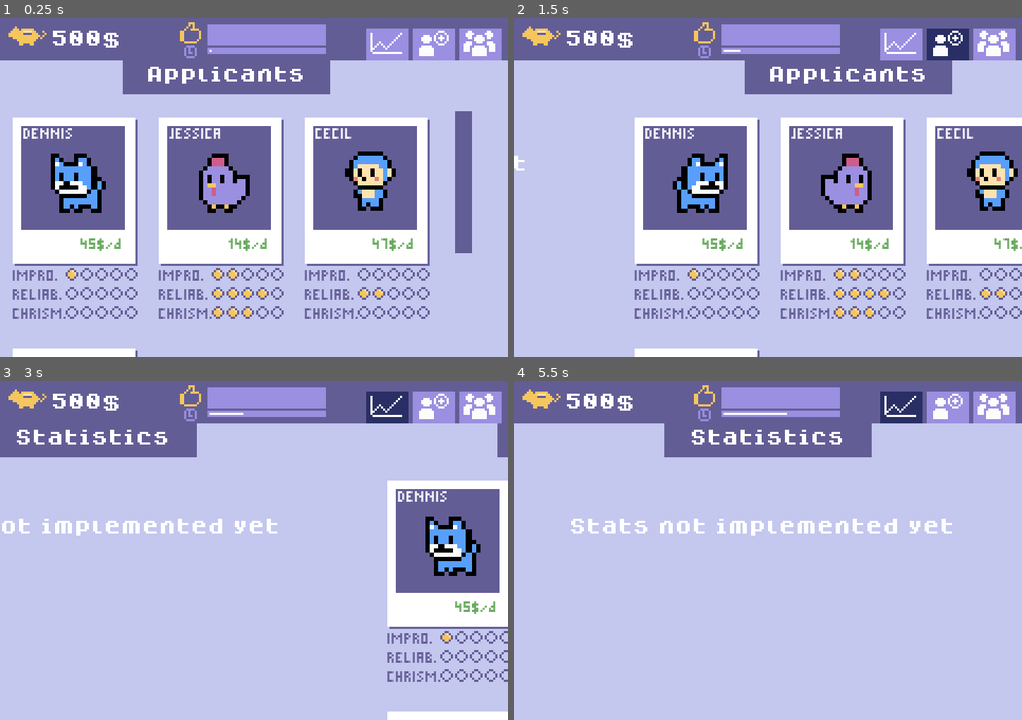
Above: before the commit, frames 1-4 (two rows, left to right).
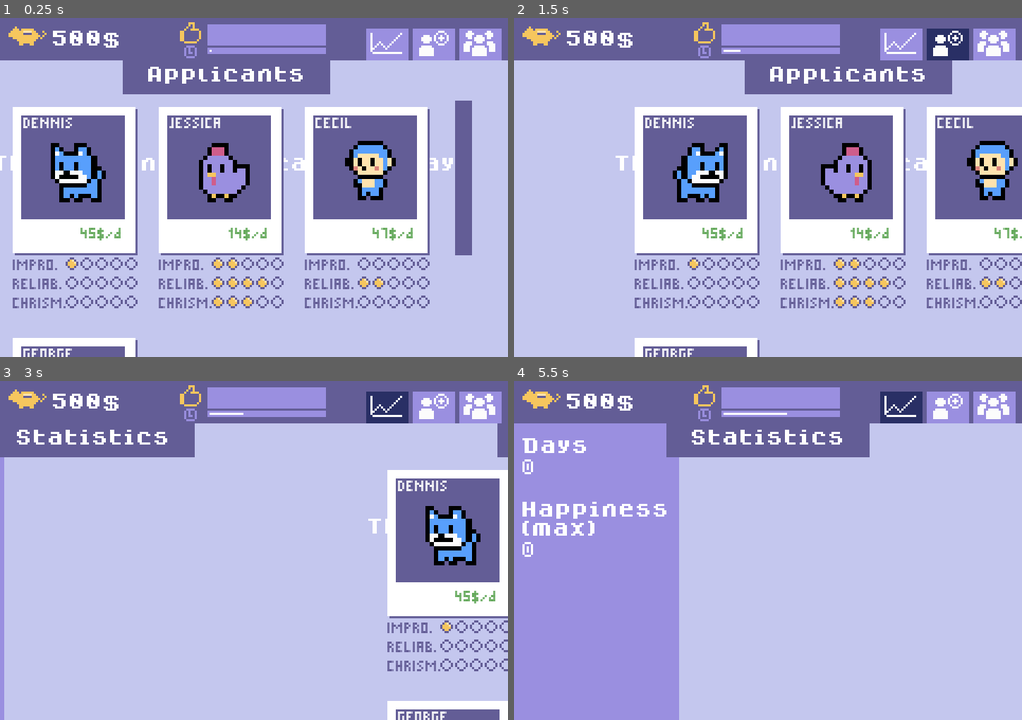
Above: after the commit, the same moments.

Repository: Milchreis/Mascot-Management
Game: Godot game, scene res://scenes/MainScene.tscn
Two runs of this game, one before a commit and one after it. Both use one fixed random seed, a clock stepped at 60 frames per second and the inputs below.
Inputs (mouse positions are in pixels of both pictures, inside the frame that each line leads up to):
- Up to frame 1 (0.25 s): no input
- Up to frame 2 (1.5 s): click (900, 45) at 0.5 s; click (945, 45) at 1.25 s
- Up to frame 3 (3 s): click (482, 408) at 2 s; click (386, 408) at 2.75 s
- Up to frame 4 (5.5 s): click (945, 408) at 3.5 s; click (996, 408) at 4.25 s; click (900, 408) at 5 s

The runs differ from the first frame. In frame 1, 19% of the frame differs, in the area x 0-93%, y 24-100%; in frame 2, 18%; in frame 3, 8.6%; in frame 4, 29%, in the area x 0-87%, y 12-100%.

Commit message:
Play fire-sound, bugfix for accept events,

Diff:
--- a/scenes/MainScene.tscn
+++ b/scenes/MainScene.tscn
@@ -18,6 +18,12 @@
 [ext_resource path="res://gfx/Scroll_theme.tres" type="Theme" id=16]
 [ext_resource path="res://sfx/click.wav" type="AudioStream" id=17]
 [ext_resource path="res://sfx/hire.wav" type="AudioStream" id=18]
+[ext_resource path="res://fonts/dogicapixel.ttf" type="DynamicFontData" id=19]
+[ext_resource path="res://sfx/fire.wav" type="AudioStream" id=20]
+
+[sub_resource type="DynamicFont" id=1]
+size = 8
+font_data = ExtResource( 19 )
 
 [node name="MainScene" type="Node2D"]
 script = ExtResource( 3 )
@@ -41,11 +47,63 @@
 margin_bottom = 160.0
 script = ExtResource( 15 )
 
+[node name="LeftSideBackground" type="ColorRect" parent="Areas/Stats"]
+margin_right = 78.0
+margin_bottom = 140.0
+color = Color( 0.603922, 0.560784, 0.878431, 1 )
+
+[node name="VBoxContainer" type="VBoxContainer" parent="Areas/Stats/LeftSideBackground"]
+margin_left = 3.0
+margin_top = 7.0
+margin_right = 76.0
+margin_bottom = 52.0
+
+[node name="DaysLabel" type="Label" parent="Areas/Stats/LeftSideBackground/VBoxContainer"]
+margin_right = 73.0
+margin_bottom = 6.0
+theme = ExtResource( 2 )
+text = "Days"
+autowrap = true
+
+[node name="DaysValue" type="Label" parent="Areas/Stats/LeftSideBackground/VBoxContainer"]
+margin_top = 10.0
+margin_right = 73.0
+margin_bottom = 16.0
+theme = ExtResource( 2 )
+custom_fonts/font = SubResource( 1 )
+text = "0"
+autowrap = true
+
+[node name="Spacer1" type="Label" parent="Areas/Stats/LeftSideBackground/VBoxContainer"]
+margin_top = 20.0
+margin_right = 73.0
+margin_bottom = 26.0
+theme = ExtResource( 2 )
+custom_fonts/font = SubResource( 1 )
+autowrap = true
+
+[node name="MaxSatisLabel" type="Label" parent="Areas/Stats/LeftSideBackground/VBoxContainer"]
+margin_top = 30.0
+margin_right = 73.0
+margin_bottom = 45.0
+theme = ExtResource( 2 )
+text = "Happiness (max)"
+autowrap = true
+
+[node name="MaxSatisValue" type="Label" parent="Areas/Stats/LeftSideBackground/VBoxContainer"]
+margin_top = 49.0
+margin_right = 73.0
+margin_bottom = 55.0
+theme = ExtResource( 2 )
+custom_fonts/font = SubResource( 1 )
+text = "0"
+autowrap = true
+
 [node name="Header" type="ColorRect" parent="Areas/Stats"]
 anchor_left = 0.5
 anchor_right = 0.5
-margin_left = -49.0
-margin_right = 49.0
+margin_left = -48.0
+margin_right = 48.0
 margin_bottom = 16.0
 color = Color( 0.388235, 0.364706, 0.588235, 1 )
 
@@ -62,34 +120,56 @@
 text = "Statistics"
 align = 1
 
-[node name="noStats" type="Label" parent="Areas/Stats"]
-anchor_left = 0.5
-anchor_top = 0.5
-anchor_right = 0.5
-anchor_bottom = 0.5
-margin_left = -94.5
-margin_top = -25.5
-margin_right = 87.5
-margin_bottom = -14.5
-theme = ExtResource( 2 )
-text = "Stats not implemented yet"
-align = 1
-
 [node name="JobApplication" type="Control" parent="Areas"]
 margin_top = 20.0
 margin_right = 240.0
 margin_bottom = 160.0
 script = ExtResource( 5 )
 
-[node name="Header" type="ColorRect" parent="Areas/JobApplication"]
-anchor_left = 0.5
-anchor_right = 0.5
-margin_left = -49.0
-margin_right = 49.0
-margin_bottom = 16.0
+[node name="HirePlayer" type="AudioStreamPlayer" parent="Areas/JobApplication"]
+stream = ExtResource( 18 )
+volume_db = -7.828
+
+[node name="noApplicants" type="Label" parent="Areas/JobApplication"]
+anchor_left = 0.5
+anchor_top = 0.5
+anchor_right = 0.5
+anchor_bottom = 0.5
+margin_left = -111.5
+margin_top = -25.5
+margin_right = 111.5
+margin_bottom = -14.5
+theme = ExtResource( 2 )
+text = "There are not applicants, today."
+align = 1
+
+[node name="PolaroidSelector" type="ScrollContainer" parent="Areas/JobApplication"]
+anchor_left = 0.5
+anchor_right = 0.5
+margin_left = -104.0
+margin_top = 19.0
+margin_right = 116.0
+margin_bottom = 144.0
+rect_min_size = Vector2( 220, 120 )
+theme = ExtResource( 16 )
+
+[node name="GridContainer" type="GridContainer" parent="Areas/JobApplication/PolaroidSelector"]
+margin_right = 220.0
+margin_bottom = 125.0
+size_flags_horizontal = 3
+size_flags_vertical = 3
+columns = 3
+
+[node name="Header" type="ColorRect" parent="Areas"]
+anchor_left = 0.5
+anchor_right = 0.5
+margin_left = 71.0
+margin_top = 20.0
+margin_right = 169.0
+margin_bottom = 36.0
 color = Color( 0.388235, 0.364706, 0.588235, 1 )
 
-[node name="Label" type="Label" parent="Areas/JobApplication/Header"]
+[node name="Label" type="Label" parent="Areas/Header"]
 anchor_left = 0.5
 anchor_top = 0.5
 anchor_right = 0.5
@@ -101,27 +181,6 @@
 theme = ExtResource( 2 )
 text = "Applicants"
 align = 1
-
-[node name="HirePlayer" type="AudioStreamPlayer" parent="Areas/JobApplication"]
-stream = ExtResource( 18 )
-volume_db = -7.828
-
-[node name="PolaroidSelector" type="ScrollContainer" parent="Areas/JobApplication"]
-anchor_left = 0.5
-anchor_right = 0.5
-margin_left = -104.0
-margin_top = 24.0
-margin_right = 116.0
-margin_bottom = 144.0
-rect_min_size = Vector2( 220, 120 )
-theme = ExtResource( 16 )
-
-[node name="GridContainer" type="GridContainer" parent="Areas/JobApplication/PolaroidSelector"]
-margin_right = 220.0
-margin_bottom = 120.0
-size_flags_horizontal = 3
-size_flags_vertical = 3
-columns = 3
 
 [node name="Inventory" type="Control" parent="Areas"]
 margin_left = 240.0
@@ -167,16 +226,17 @@
 
 [node name="PolaroidList" type="ScrollContainer" parent="Areas/Inventory"]
 anchor_left = 0.5
-anchor_right = 0.5
-margin_left = -110.0
-margin_top = 21.0
-margin_right = 110.0
-margin_bottom = 141.0
-rect_min_size = Vector2( 220, 120 )
+anchor_top = 1.0
+anchor_right = 0.5
+anchor_bottom = 1.0
+margin_left = -106.5
+margin_top = -120.0
+margin_right = 106.5
+rect_min_size = Vector2( 120, 120 )
 theme = ExtResource( 16 )
 
 [node name="GridContainer" type="GridContainer" parent="Areas/Inventory/PolaroidList"]
-margin_right = 220.0
+margin_right = 213.0
 margin_bottom = 120.0
 size_flags_horizontal = 3
 size_flags_vertical = 3
@@ -203,6 +263,7 @@
 color = Color( 1, 1, 1, 0 )
 
 [node name="AtWorkLabel" type="Label" parent="Areas/MascotDetails"]
+visible = false
 anchor_left = 0.5
 anchor_top = 0.5
 anchor_right = 0.5
@@ -216,6 +277,7 @@
 text = "Is at work..."
 
 [node name="AtTrainingLabel" type="Label" parent="Areas/MascotDetails"]
+visible = false
 anchor_left = 0.5
 anchor_top = 0.5
 anchor_right = 0.5
@@ -245,6 +307,9 @@
 text = "Fire!"
 align = 0
 
+[node name="FirePlayer" type="AudioStreamPlayer" parent="Areas/MascotDetails"]
+stream = ExtResource( 20 )
+
 [node name="ClientSatisfaction" type="Control" parent="Areas/MascotDetails"]
 anchor_left = 0.5
 anchor_right = 0.5
--- a/scripts/MascotDetails.gd
+++ b/scripts/MascotDetails.gd
@@ -45,6 +45,7 @@
 
 func onFire():
 	model.fire(employee)
+	$FirePlayer.play()
 	emit_signal("close")
 
 func addEventScene(event:Event):
@@ -55,11 +56,10 @@
 	return eventScene
 
 func reloadEvents():
-	print("reloadEvents")
 	for node in $Events/Wrapper.get_children():
 		$Events/Wrapper.remove_child(node)
 
-	if employee.isInEvent():
+	if employee.isInEvent() or employee.in_training:
 		var eventScene = addEventScene(employee.currentEvent)
 		eventScene.find_node("AcceptBtn").visible = false
 	else:
Not shown: 1 places in scenes/MainScene.tscn that only renumber resources
Not shown, added: sfx/fire.wav.import
Not shown, added: sfx/fire.wav
